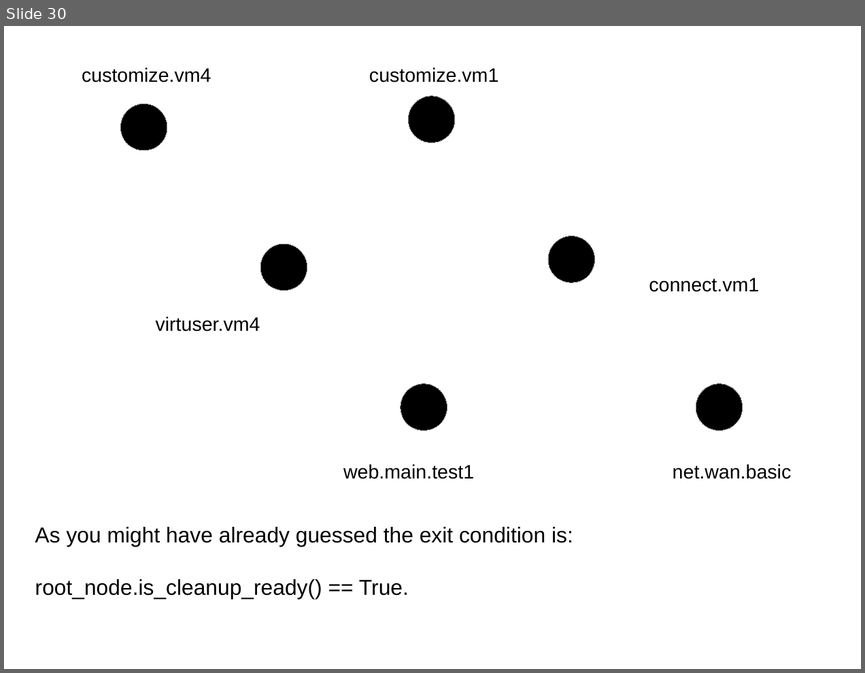
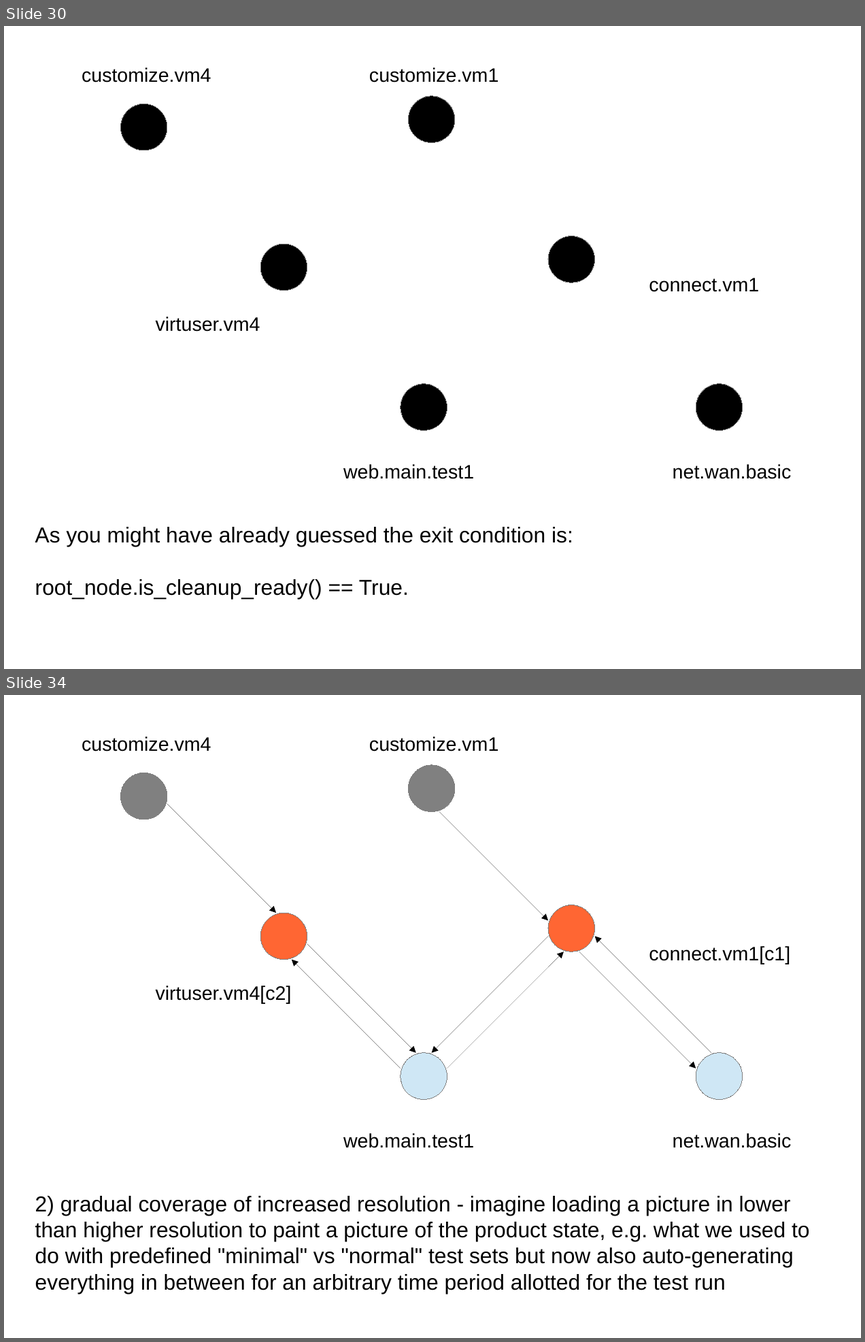
Before and after one commit to intra2net/avocado-i2n, a slide deck: doc/test_traversal_algorithm.odp. Shown one above the other, each under a label of ours: slide 30 before the commit, slides 30 and 34 after it; the slides between them are not shown. The pictures are 865x673 and 865x1342 pixels, drawn with LibreOffice and Linux fonts; fonts in the diff are those of the drawing. Boxes give left, top, right and bottom in pixels: in the first picture for what was removed or moved away, otherwise in the second. Text is boxed around its words. In the diff, an @@ line names an element or a change of style, - is before the commit and + after.

Commit message:
Extend the graph traversal presentation with multi-traversal slides
In particular, describe the diverging paths scheduling policy and
its previously mentioned advantages and stop at what we have to work
towards next (and did not yet have even for the 92.0 LTS release).

```diff
--- a/doc/test_traversal_algorithm.odp
+++ b/doc/test_traversal_algorithm.odp
@@ slide 34 added at box(4, 695, 861, 1338), background #FFFFFF @@
@@ text added at box(82, 736, 211, 751), 18 pt, text #000000 @@
+customize.vm4
@@ text added at box(369, 736, 498, 751), 18 pt, text #000000 @@
+customize.vm1
@@ ellipse added at box(121, 773, 167, 819), fill #808080, outline #808080 0 pt @@
@@ ellipse added at box(409, 765, 455, 812), fill #808080, outline #808080 0 pt @@
@@ arrow added from (167, 804) to (276, 913), #000000 0 pt @@
@@ arrow added from (439, 812) to (548, 921), #000000 0 pt @@
@@ ellipse added at box(260, 913, 307, 960), fill #FF6633, outline #808080 0 pt @@
@@ ellipse added at box(548, 905, 595, 951), fill #FF6633, outline #808080 0 pt @@
@@ arrow added from (548, 936) to (432, 1053), #000000 0 pt @@
@@ arrow added from (711, 1053) to (595, 936), #000000 0 pt @@
@@ arrow added from (400, 1068) to (292, 960), #000000 0 pt @@
@@ arrow added from (307, 944) to (416, 1053), #000000 0 pt @@
@@ arrow added from (447, 1068) to (564, 951), #000000 0 pt @@
@@ arrow added from (579, 951) to (696, 1068), #000000 0 pt @@
@@ text added at box(649, 946, 790, 964), 18 pt, text #000000 @@
+connect.vm1[c1]
@@ text added at box(156, 985, 292, 1003), 18 pt, text #000000 @@
+virtuser.vm4[c2]
@@ ellipse added at box(400, 1053, 447, 1100), fill #CFE7F5, outline #808080 0 pt @@
@@ ellipse added at box(696, 1053, 742, 1100), fill #CFE7F5, outline #808080 0 pt @@
@@ text added at box(343, 1133, 474, 1148), 18 pt, text #000000 @@
+web.main.test1
@@ text added at box(672, 1133, 791, 1148), 18 pt, text #000000 @@
+net.wan.basic
@@ subtitle added at box(35, 1195, 809, 1293), 20 pt, text #000000 @@
+2) gradual coverage of increased resolution - imagine loading a picture in lower than higher resolution to paint a picture of the product state, e.g. what we used to do with predefined "minimal" vs "normal" test sets but now also auto-generating everything in between for an arbitrary time period allotted for the test run
```
Also in this commit, not shown: 1 slide changed, 4 other slides added, 1 other file.
